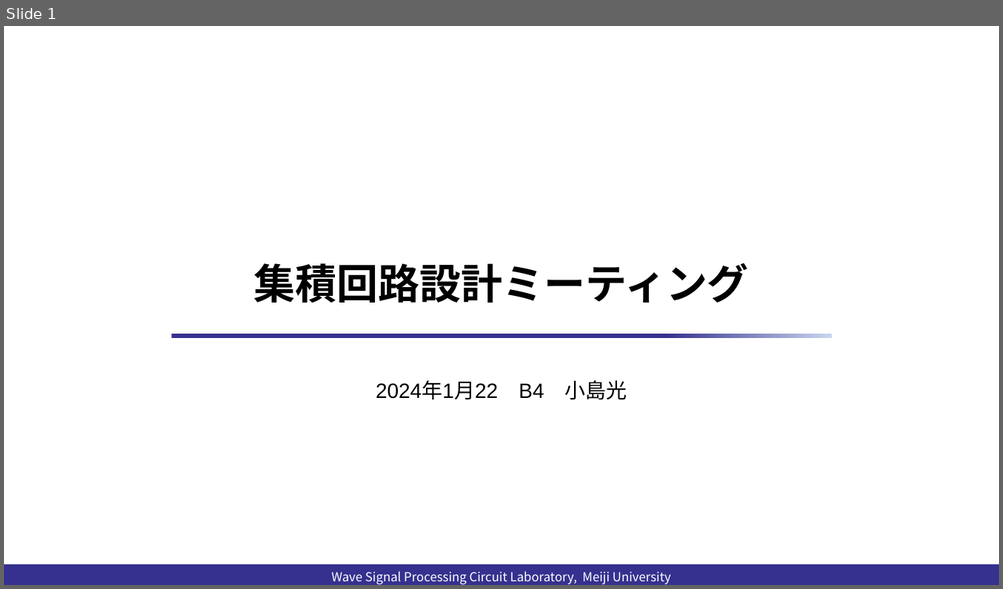
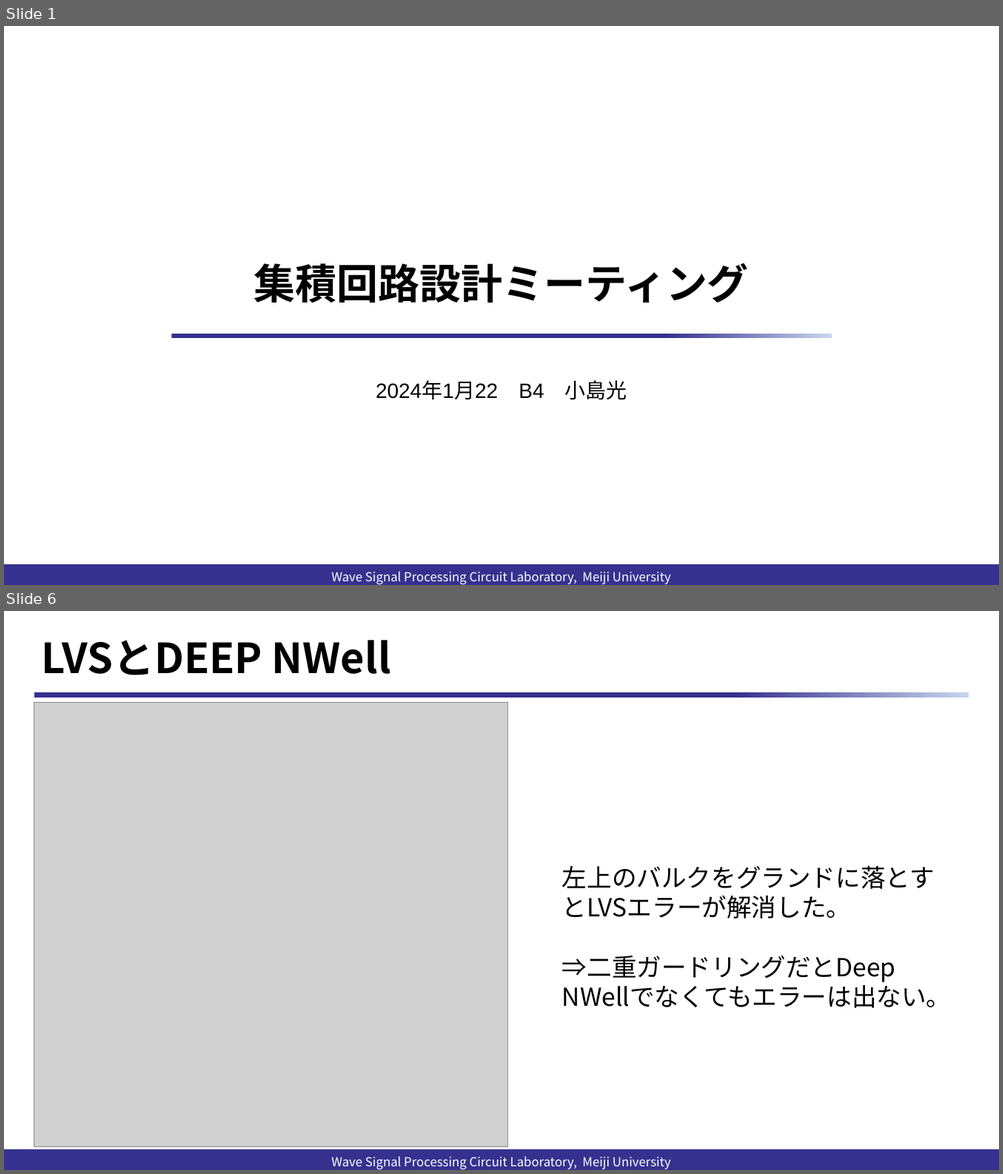
Before and after one commit to kjm-desktop10400/reserch, a slide deck: folded_gilbert/試作/20240122/集積回路設計ミーティング.pptx. Shown one above the other, each under a label of ours: slide 1 before the commit, slides 1 and 6 after it; the slides between them are not shown. The pictures are 1003x589 and 1003x1174 pixels, drawn with LibreOffice and Linux fonts; fonts in the diff are those of the drawing; grey boxes stand for pictures; background and template pictures are left out. Boxes give left, top, right and bottom in pixels: in the first picture for what was removed or moved away, otherwise in the second. Text is boxed around its words. In the diff, an @@ line names an element or a change of style, - is before the commit and + after.

```diff
--- a/folded_gilbert/試作/20240122/集積回路設計ミーティング.pptx
+++ b/folded_gilbert/試作/20240122/集積回路設計ミーティング.pptx
@@ slide 6 added at [4,611,999,1170], background #FFFFFF; not listed: 1 template element that a slide beside it also shows @@
@@ title added at [42,640,391,675], 40 pt, text #000000, bold @@
+LVSとDEEP NWell
@@ rectangle added at [34,692,969,698], fill gradient #36318F to #C7D5ED @@
@@ picture added at [34,702,509,1147] @@
@@ text added at [562,866,951,1008], 24 pt, text #000000 @@
+左上のバルクをグランドに落とすとLVSエラーが解消した。
+⇒二重ガードリングだとDeep NWellでなくてもエラーは出ない。
@@ text added at [331,1156,671,1170], 12 pt, text #FFFFFF @@
+Wave Signal Processing Circuit Laboratory, Meiji University
```
Also in this commit, not shown: 1 slide changed, 3 other slides added, 33 other files.
